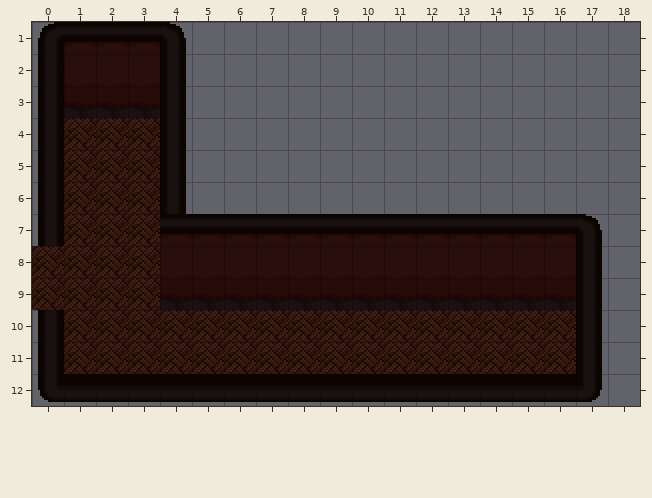
A Tiled map gets an edit: game/assets/tiles/living_room_corridor.tmx. This is how it looked before the edit.
Cells are 16x16 px. Shown: x 0..18, y 1..12. The old version is drawn lined up with the new one.
The result:
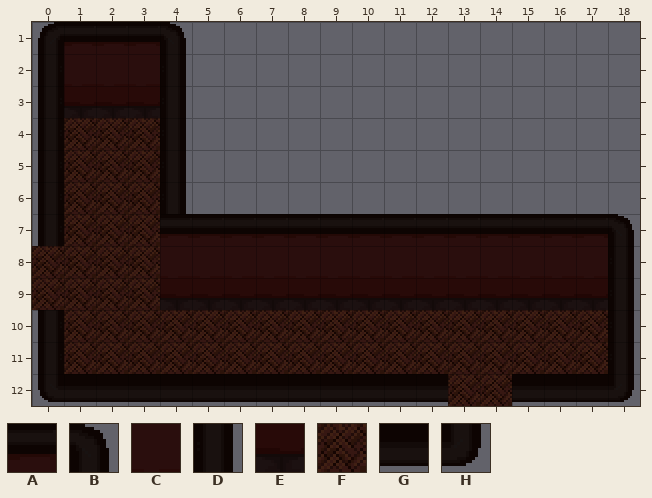
Key: from "parede_chao_tileset": A 1, B 2, C 4, D 5, E 7, F 8, G 10, H 11.
_ is an empty cell.
Change:
map size 19x15 -> 19x14 cells (old content now starts at 0,1; both pictures use the new coordinates)
Layer "Tile Layer 1":
y 7: x 17..18 B_ -> AB
y 8: x 17..18 D_ -> CD
y 9: x 17..18 D_ -> ED
y 10..11: x 17..18 D_ -> FD
y 12: x 13..14 GG -> FF; x 17..18 H_ -> GH
Boxes around the changes in both pictures, in picture pixels (x1, y1, x2, y2):
changed: (576, 214, 634, 402)
changed: (448, 374, 512, 406)
